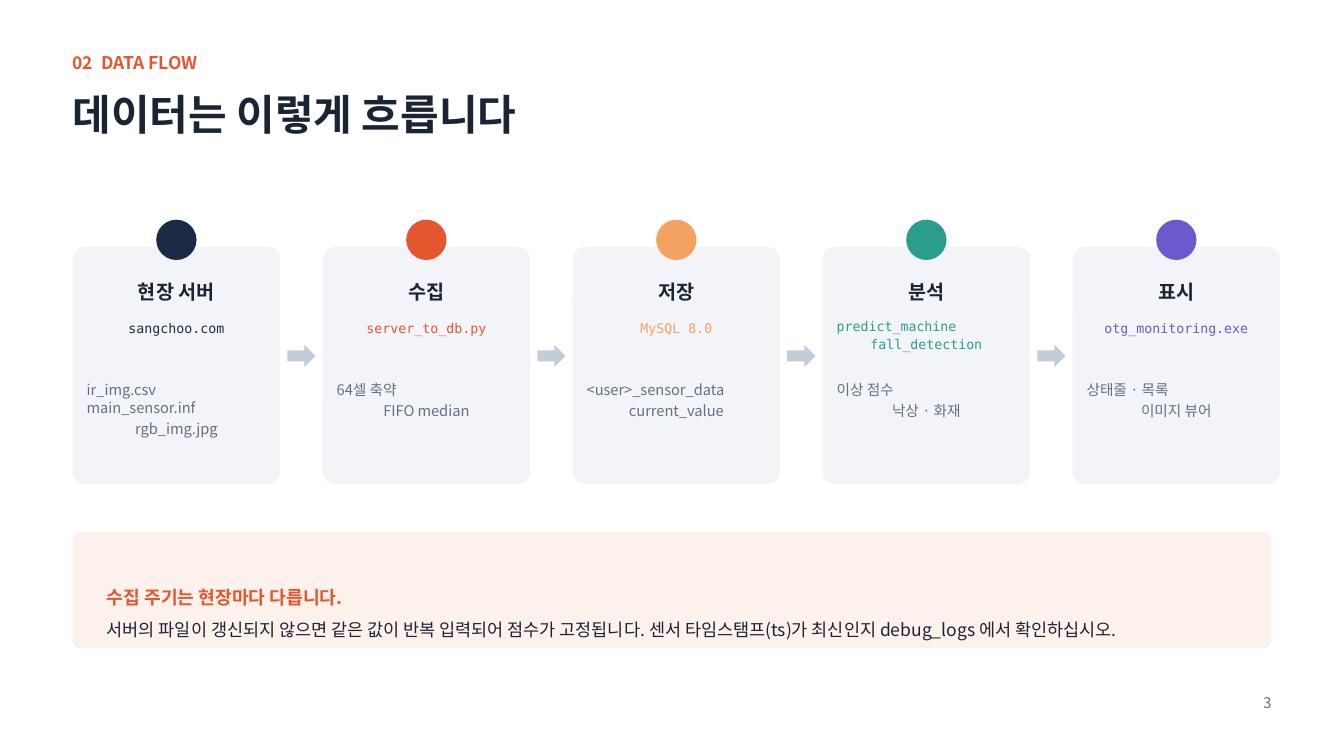
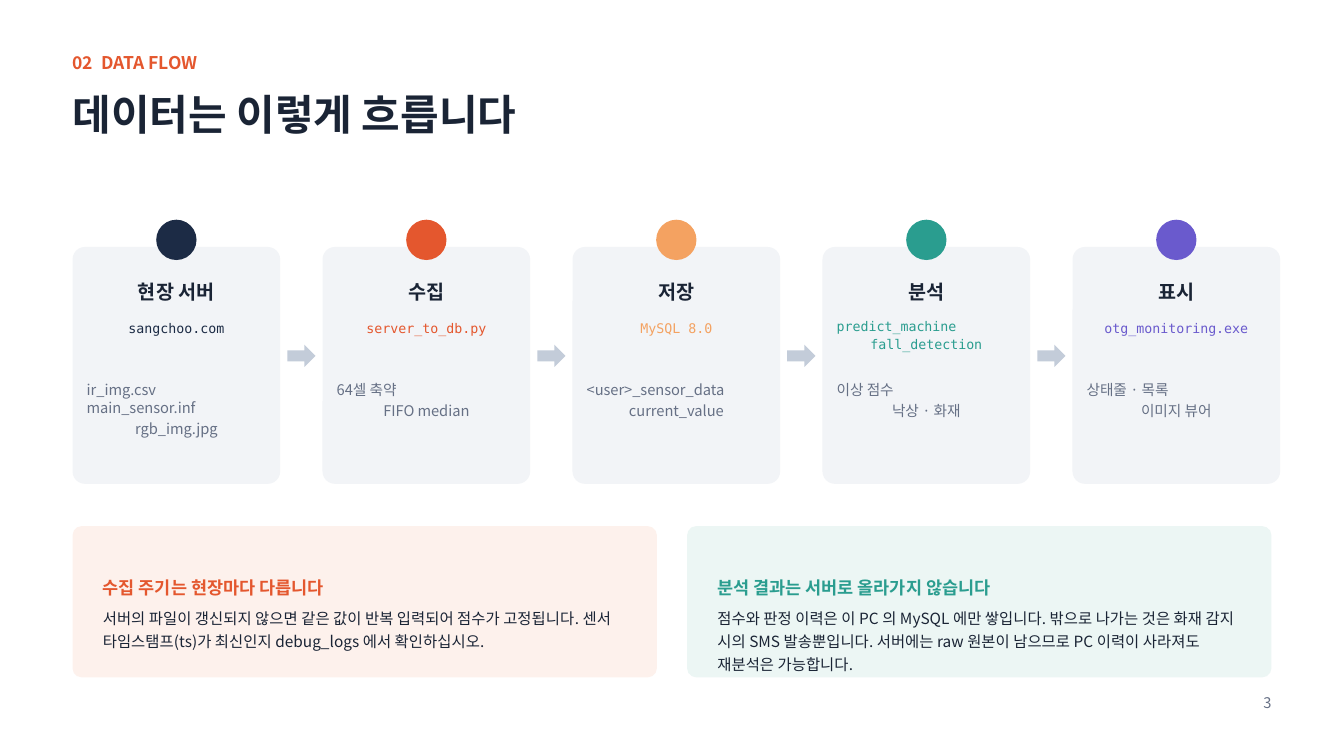
Before and after one commit to oskwon65/MultiModal_FireCam, a slide deck: slide 3 of 멀티모달_화재감지_모니터링_설치매뉴얼.pptx. Drawn at 1344x756 pixels with LibreOffice and Linux fonts; fonts in the diff are those of the drawing. Boxes give left, top, right and bottom in pixels: in the first picture for what was removed or moved away, otherwise in the second. Text is boxed around its words. In the diff, an @@ line names an element or a change of style, - is before the commit and + after.

```diff
--- a/멀티모달_화재감지_모니터링_설치매뉴얼.pptx
+++ b/멀티모달_화재감지_모니터링_설치매뉴얼.pptx
@@ rounded rectangle: place and size @@
-rounded rectangle at (73, 532, 1271, 648)
+rounded rectangle at (73, 526, 657, 678)
@@ rounded rectangle added at (688, 526, 1272, 678), fill #ECF6F4 @@
@@ text "수집 주기는 현장마다 다릅니다": place and size @@
-text "수집 주기는 현장마다 다릅니다" at (107, 588, 1116, 641)
+text "수집 주기는 현장마다 다릅니다" at (103, 579, 611, 651)
@@ text at (103, 579, 323, 596): text changed; size 13 to 12.5 pt @@
-수집 주기는 현장마다 다릅니다.
+수집 주기는 현장마다 다릅니다
@@ text added at (717, 579, 1234, 672), 11 pt, text #1A2435 @@
+분석 결과는 서버로 올라가지 않습니다
+점수와 판정 이력은 이 PC 의 MySQL 에만 쌓입니다. 밖으로 나가는 것은 화재 감지 시의 SMS 발송뿐입니다. 서버에는 raw 원본이 남으므로 PC 이력이 사라져도 재분석은 가능합니다.
@@ text at (103, 611, 611, 651): size 12.5 to 11 pt in "서버의 파일이 갱신되지 않으면 같은 값이 반복 ..." @@
```
